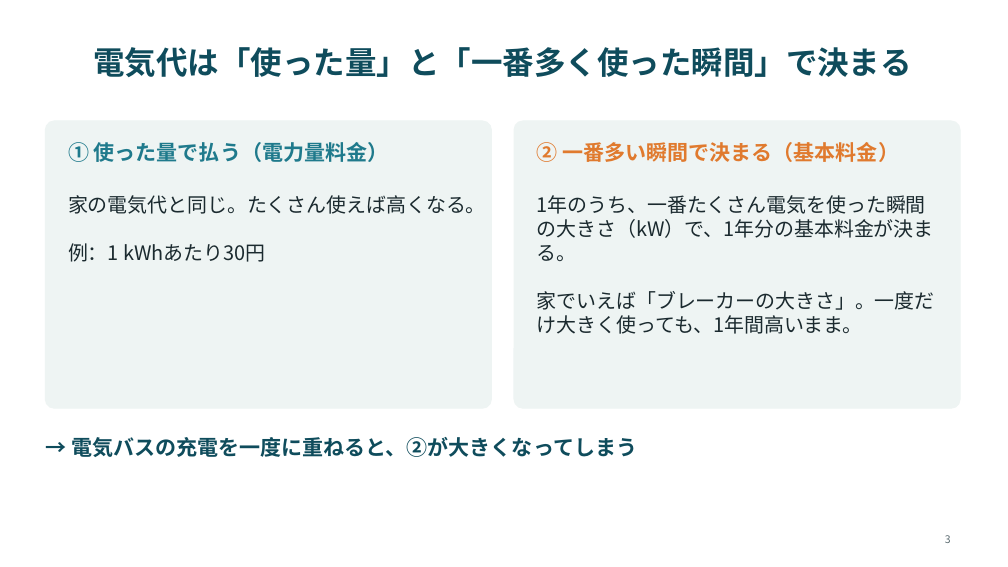
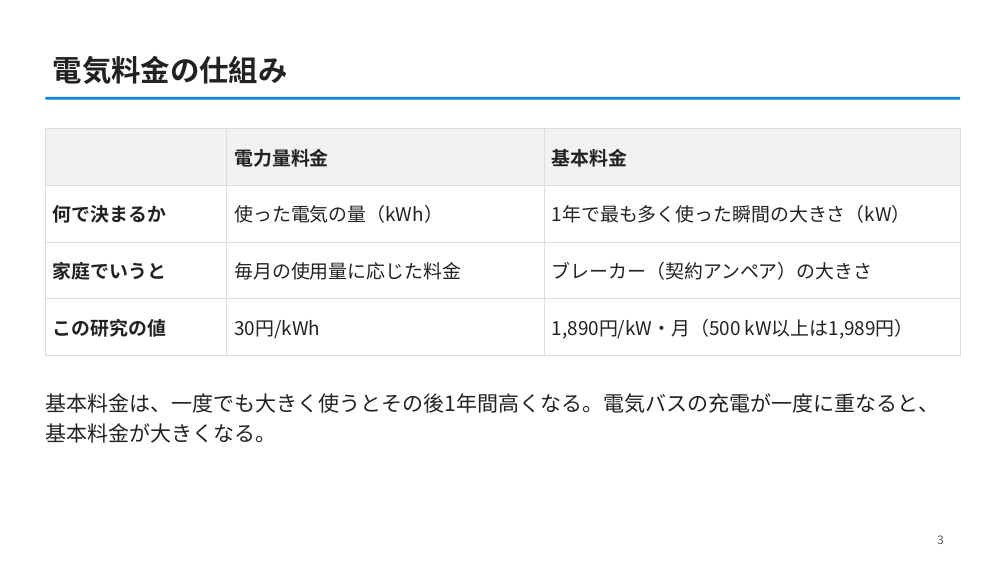
Before and after one commit to CYLIU2003/master-course, a slide deck: slide 3 of outcome/2026-10-22_lab_progress/lab_progress_20261022.pptx. Drawn at 1008x567 pixels with LibreOffice and Linux fonts; fonts in the diff are those of the drawing. Boxes give left, top, right and bottom in pixels: in the first picture for what was removed or moved away, otherwise in the second. Text is boxed around its words. In the diff, an @@ line names an element or a change of style, - is before the commit and + after.

```diff
--- a/outcome/2026-10-22_lab_progress/lab_progress_20261022.pptx
+++ b/outcome/2026-10-22_lab_progress/lab_progress_20261022.pptx
@@ title "電気料金の仕組み" at (53, 56, 288, 84): vertical alignment middle to bottom @@
@@ title at (53, 56, 288, 84): text changed; size 30 to 28 pt; text colour #0F4C5C to #222222 @@
-電気代は「使った量」と「一番多く使った瞬間」で決まる
+電気料金の仕組み
@@ line added from (45, 98) to (960, 98), #0485D7 2.5 pt @@
@@ rounded rectangle removed at (45, 121, 492, 408) @@
@@ table added at (45, 129, 960, 343), 4 rows, 3 columns @@
+ | 電力量料金 | 基本料金
+何で決まるか | 使った電気の量（kWh） | 1年で最も多く使った瞬間の大きさ（kW）
+家庭でいうと | 毎月の使用量に応じた料金 | ブレーカー（契約アンペア）の大きさ
+この研究の値 | 30円/kWh | 1,890円/kW・月（500 kW以上は1,989円）
@@ text removed at (68, 142, 388, 162) @@
-① 使った量で払う（電力量料金）
@@ rounded rectangle removed at (514, 121, 960, 408) @@
@@ text removed at (537, 142, 900, 162) @@
-② 一番多い瞬間で決まる（基本料金）
@@ text removed at (68, 195, 486, 262) @@
-家の電気代と同じ。たくさん使えば高くなる。
-例：1 kWhあたり30円
@@ text removed at (537, 195, 935, 334) @@
-1年のうち、一番たくさん電気を使った瞬間の大きさ（kW）で、1年分の基本料金が決まる。
-家でいえば「ブレーカーの大きさ」。一度だけ大きく使っても、1年間高いまま。
@@ text at (45, 393, 939, 443): text changed; text colour #0F4C5C to #222222; bold off @@
-→ 電気バスの充電を一度に重ねると、②が大きくなってしまう
+基本料金は、一度でも大きく使うとその後1年間高くなる。電気バスの充電が一度に重なると、基本料金が大きくなる。
@@ page number: place and size @@
-page number at (945, 535, 951, 543)
+page number at (937, 535, 943, 544)
@@ page number at (937, 535, 943, 544): size 10 to 11 pt, text colour #5B6B70 to #555555 @@
```
Also in this commit, not shown: 7 other slides changed, 1 slide added, 1 slide removed, 3 other files.
